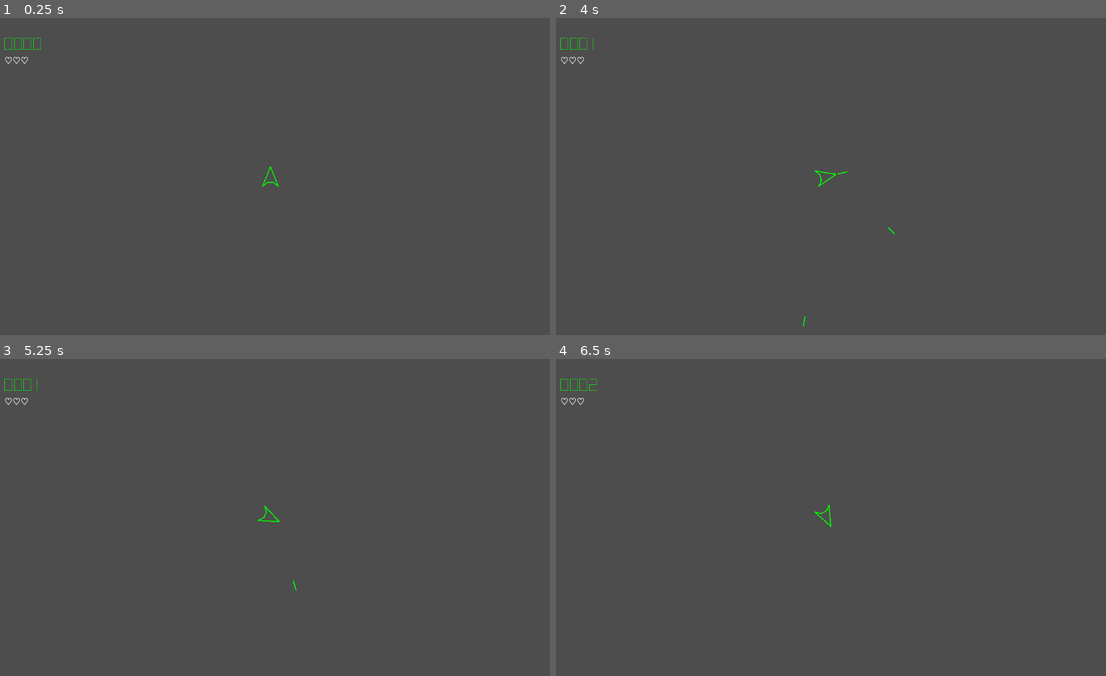
Above: before the commit, frames 1-4 (two rows, left to right).
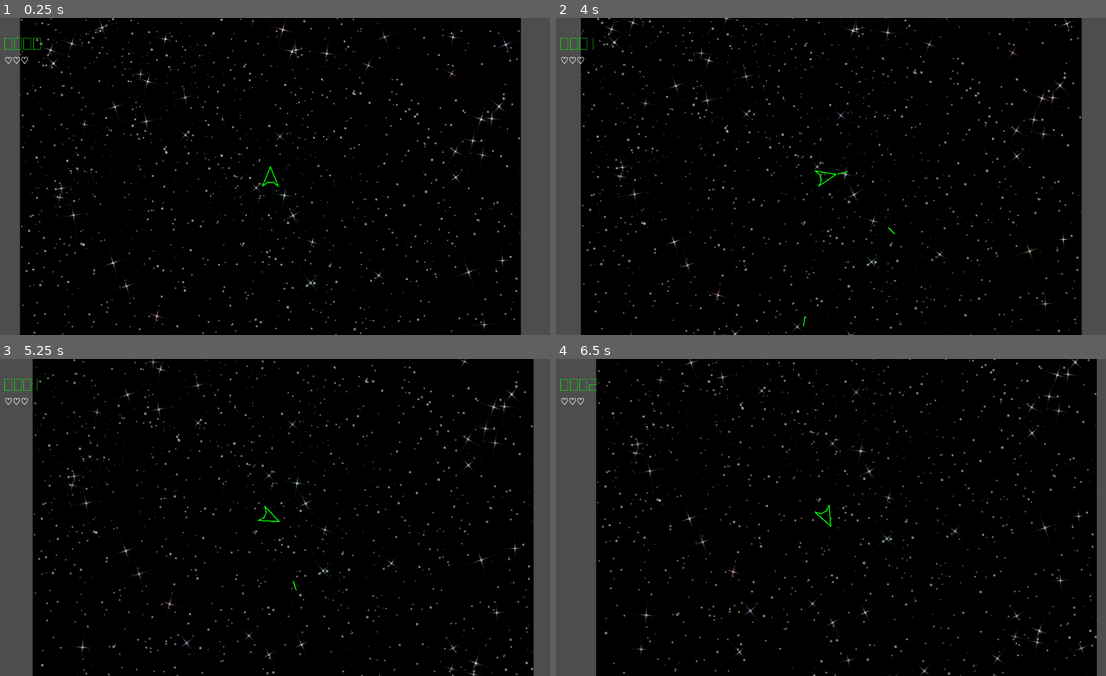
Above: after the commit, the same moments.

Repository: JakeDEsposito/godot-asteroids
Game: Godot game, scene res://scenes/game/game.tscn
The game is run twice, just before and just after one commit, with the same random seed, the same clock (stepped at 60 frames per second) and the same inputs. This scene is started directly instead of the project's main scene. Sound files missing from this copy of the repository are replaced by a short silence.
Inputs:
- Up to frame 1 (0.25 s): no input
- Up to frame 2 (4 s): tap Enter at 0.5 s; hold D (right) 0.53-1.28 s; hold Space (shoot) 0.53-1.28 s; hold A (left) 1.28-2.03 s; tap Space (shoot) at 1.35, 2.85 s; hold D (right) 2.03-2.78 s; hold Space (shoot) 2.03-2.78 s; hold W (forward) 2.78-3.53 s; hold A (left) from 3.53 s (still down); hold Space (shoot) from 3.53 s (still down)
- Up to frame 3 (5.25 s): keep holding A (left); release Space (shoot) at 4.28 s; tap Space (shoot) at 4.35 s; hold Space (shoot) from 5.03 s (still down)
- Up to frame 4 (6.5 s): release A (left) at 5.78 s; release Space (shoot) at 5.78 s; hold D (right) from 5.78 s (still down); tap Space (shoot) at 5.85 s

The runs differ from the first frame. In frame 1, 91% of the frame differs, in the area x 3-95%, y 0-100%; in frame 2, 91%; in frame 3, 91%; in frame 4, 90%.

Commit message:
Added space background to game

Diff:
--- a/scenes/game/game.tscn
+++ b/scenes/game/game.tscn
@@ -1,11 +1,19 @@
-[gd_scene load_steps=4 format=3 uid="uid://cyvcay4u6fgui"]
+[gd_scene load_steps=5 format=3 uid="uid://cyvcay4u6fgui"]
 
 [ext_resource type="Script" uid="uid://o1tgqoy7ymeq" path="res://scenes/game/game.gd" id="1_ipsg0"]
+[ext_resource type="Texture2D" uid="uid://bl6ljxjef6olf" path="res://assets/textures/space.png" id="2_kelw5"]
 [ext_resource type="PackedScene" uid="uid://dsrqfv74uedqb" path="res://scenes/entities/player/player.tscn" id="2_povof"]
 [ext_resource type="PackedScene" uid="uid://bbtn3o44ciabx" path="res://scenes/ui/gameui.tscn" id="3_0sr1o"]
 
 [node name="Game" type="Node2D"]
 script = ExtResource("1_ipsg0")
+
+[node name="ParallaxBackground" type="Parallax2D" parent="."]
+repeat_size = Vector2(1024, 1024)
+
+[node name="Background" type="Sprite2D" parent="ParallaxBackground"]
+scale = Vector2(0.5, 0.5)
+texture = ExtResource("2_kelw5")
 
 [node name="Player" parent="." instance=ExtResource("2_povof")]
 unique_name_in_owner = true
Binary file added: assets/textures/space.png
Not shown, added: assets/textures/space.png.import
